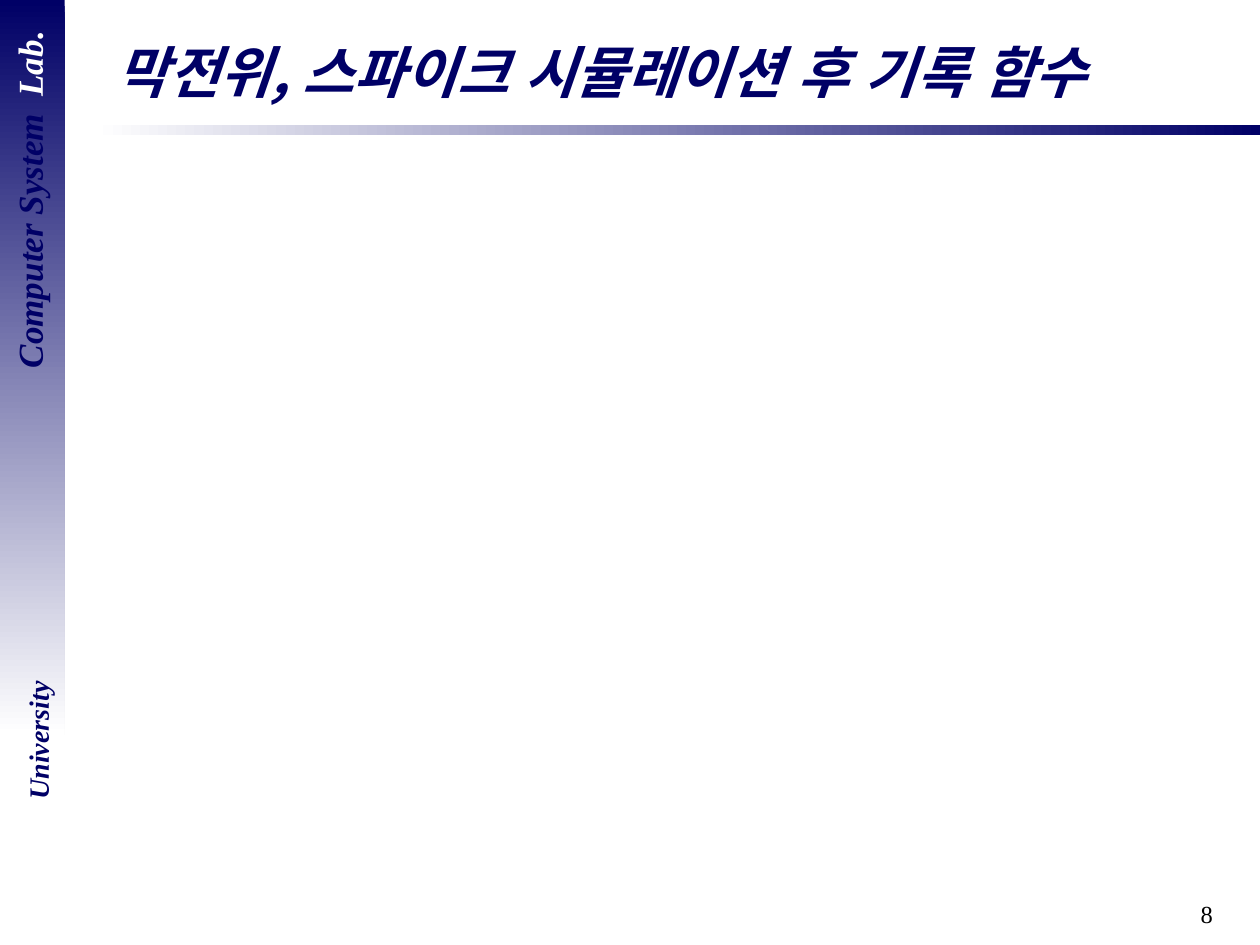
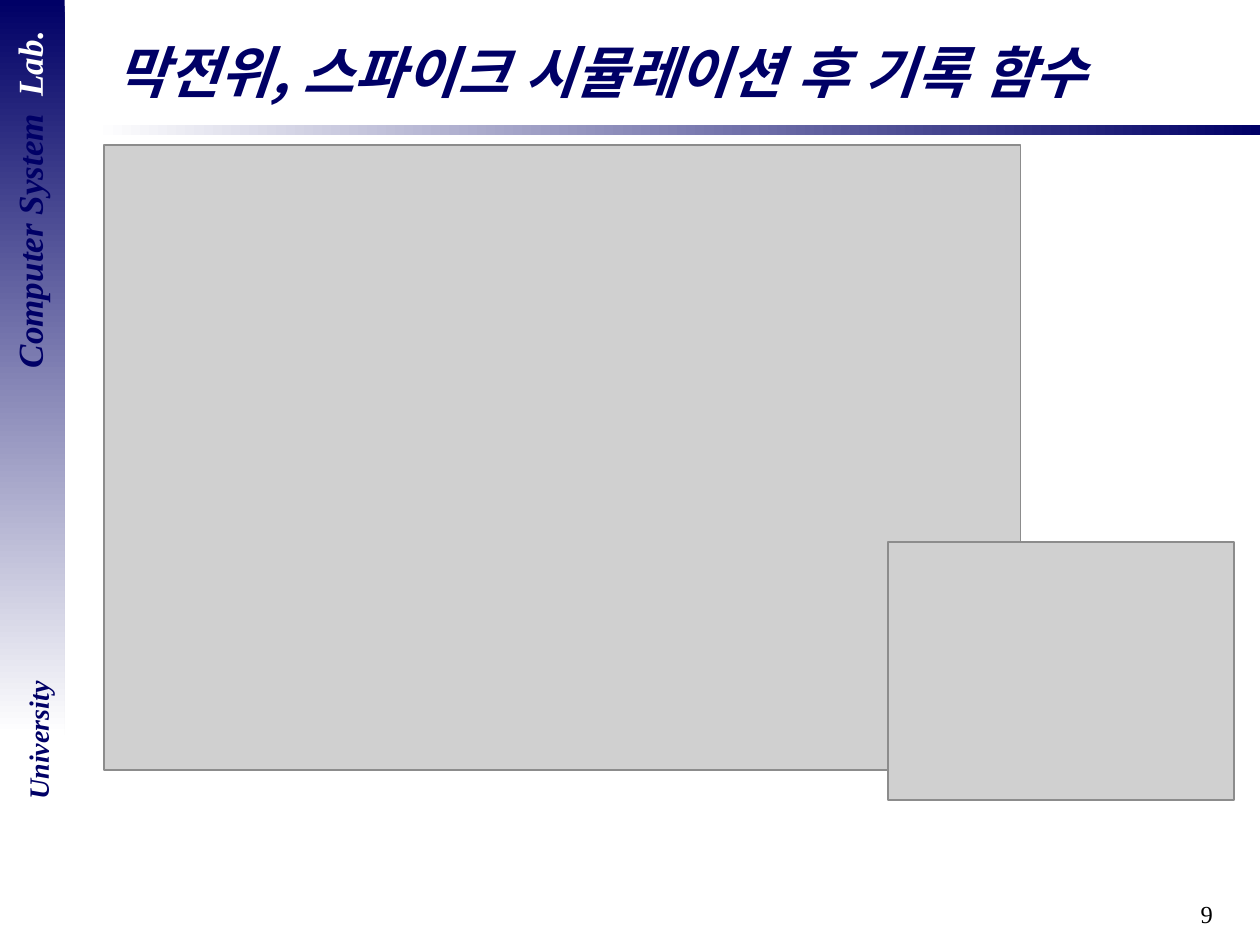
Before and after one commit to DevelopLee20/SNN, a slide deck: slide 9 of cs semina/06_Serogate-1.pptx (slide 8 before the commit). Drawn at 1260x945 pixels with LibreOffice and Linux fonts; fonts in the diff are those of the drawing; grey boxes stand for pictures; background and template pictures are left out. Boxes give left, top, right and bottom in pixels: in the first picture for what was removed or moved away, otherwise in the second. Text is boxed around its words. In the diff, an @@ line names an element or a change of style, - is before the commit and + after.

```diff
--- a/cs semina/06_Serogate-1.pptx
+++ b/cs semina/06_Serogate-1.pptx
@@ picture added at [105, 145, 1021, 770] @@
@@ picture added at [888, 542, 1235, 800] @@
@@ page number at [1201, 906, 1213, 924]: text changed @@
-8
+9
```
Also in this commit, not shown: 10 other slides changed, 3 slides added, 1 other file.
